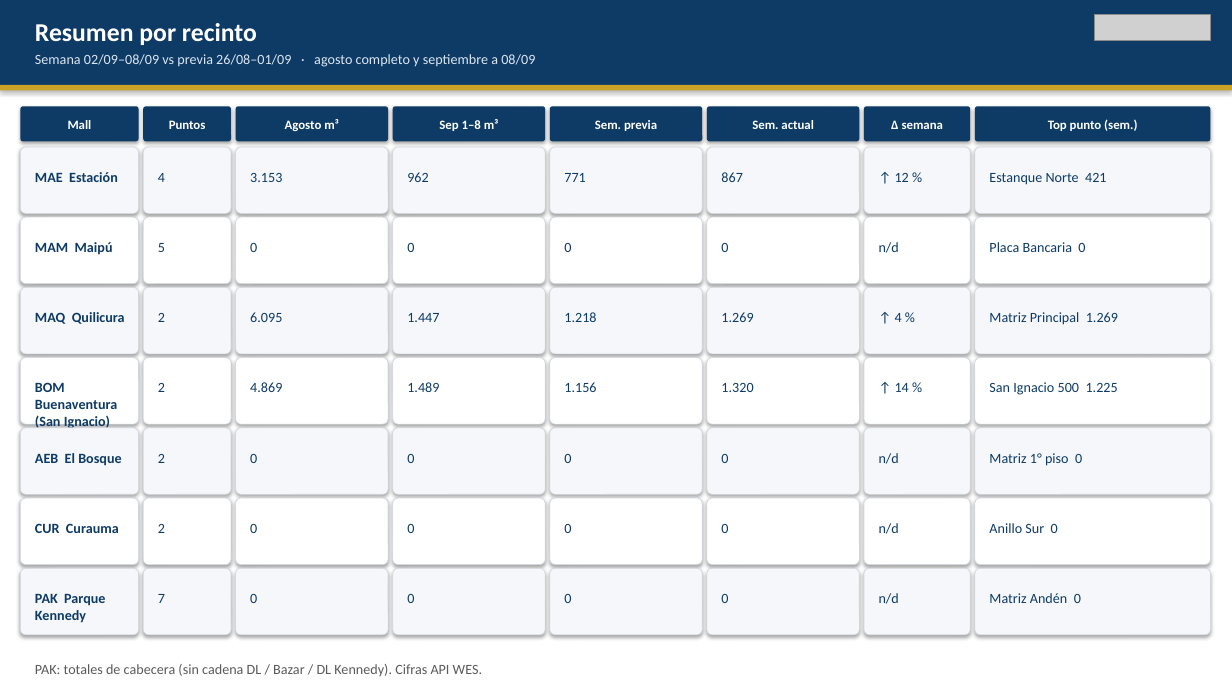
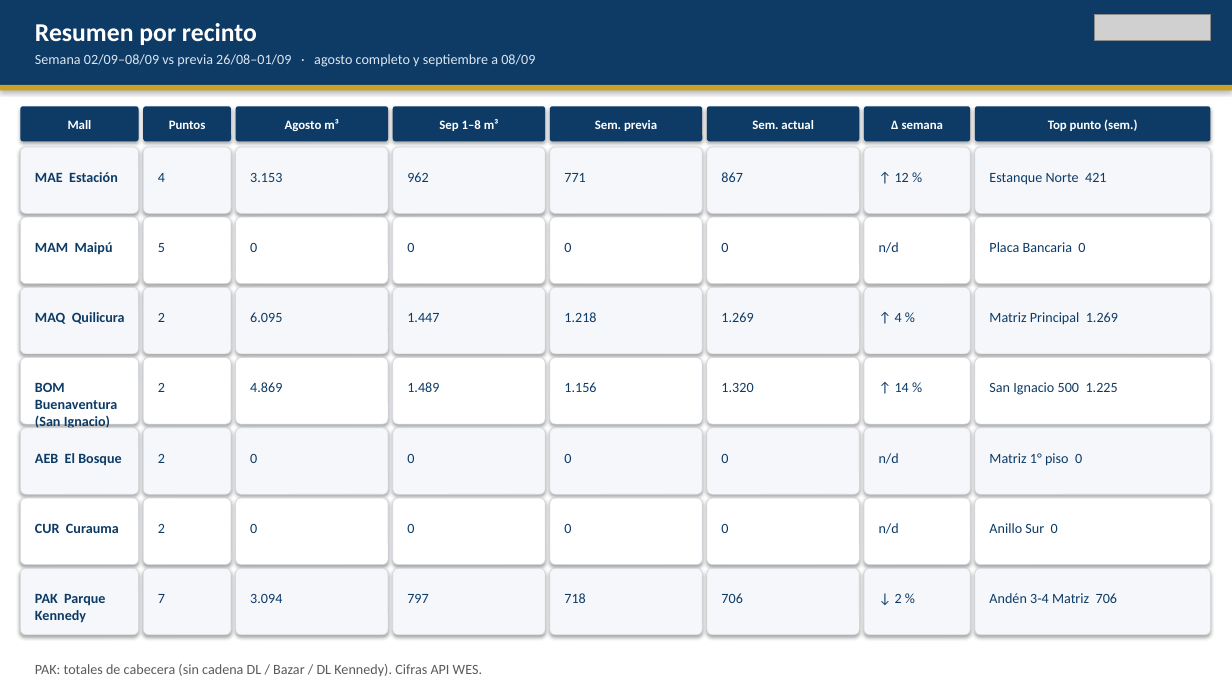
Before and after one commit to anibaloperacionesWes/wes-scripts, a slide deck: slide 2 of reports/Parque_Arauco/CONSOLIDADO/Consolidado_PA_7malls_20260908.pptx. Drawn at 1232x693 pixels with LibreOffice and Linux fonts; fonts in the diff are those of the drawing; grey boxes stand for pictures. Boxes give left, top, right and bottom in pixels: in the first picture for what was removed or moved away, otherwise in the second. Text is boxed around its words. In the diff, an @@ line names an element or a change of style, - is before the commit and + after.

```diff
--- a/reports/Parque_Arauco/CONSOLIDADO/Consolidado_PA_7malls_20260908.pptx
+++ b/reports/Parque_Arauco/CONSOLIDADO/Consolidado_PA_7malls_20260908.pptx
@@ text at [250, 594, 282, 603]: text changed @@
-0
+3.094
@@ text at [407, 594, 428, 603]: text changed @@
-0
+797
@@ text at [564, 593, 585, 603]: text changed @@
-0
+718
@@ text at [721, 593, 742, 603]: text changed @@
-0
+706
@@ text at [895, 594, 902, 603]: text changed @@
-n/d
+↓ 2 %
@@ text at [989, 593, 1117, 603]: text changed @@
-Matriz Andén 0
+Andén 3-4 Matriz 706
```
Also in this commit, not shown: 3 other slides changed, 1 slide added, 10 other files.
